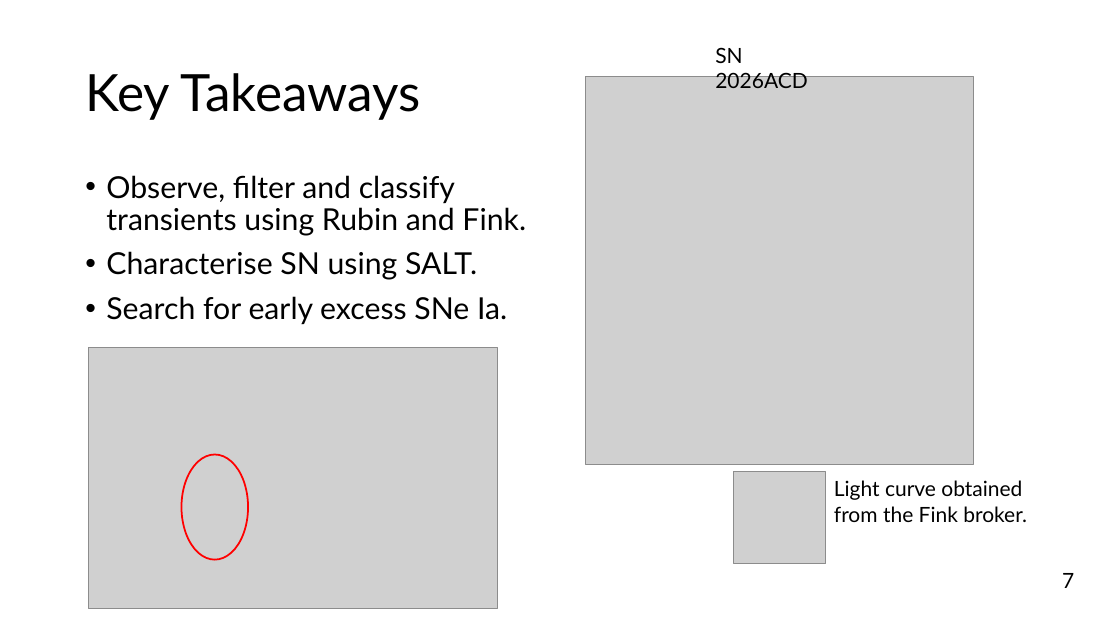
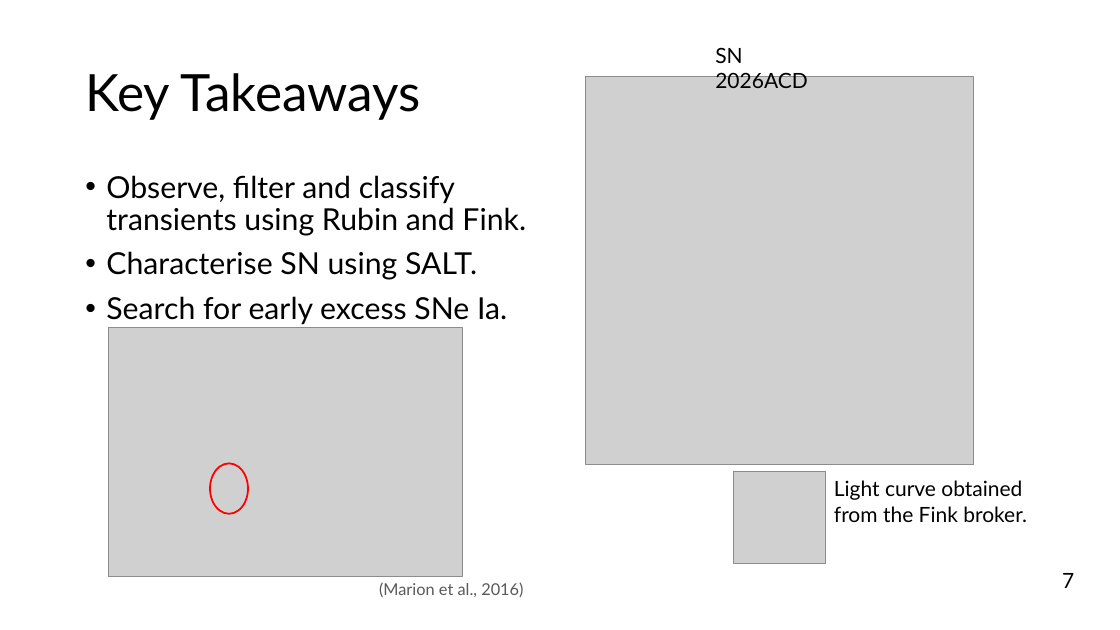
Before and after one commit to Webd0g/Honours_Project, a slide deck: slide 8 of Oral_presentation/Oral_Presentation.pptx. Drawn at 1120x630 pixels with LibreOffice and Linux fonts; fonts in the diff are those of the drawing; grey boxes stand for pictures. Boxes give left, top, right and bottom in pixels: in the first picture for what was removed or moved away, otherwise in the second. Text is boxed around its words. In the diff, an @@ line names an element or a change of style, - is before the commit and + after.

Commit message:
7/06/2026: Cleaned up that one image in the oral presentation powerpoint so now it only displays the B band which is exciting, extracted the thesis template and made the powerpoint for the weekly honours meeting as well. Next change will be to make sure the classification pipeline only chews through the df_new dataframe so it doesn't take forever and only looks at new alerts and not all alerts, also I am going to write locally now as well using latex in vs code which is great and should save a lot of money as long as I don't need to collaborate with others. That's where overleaf is useful.

```diff
--- a/Oral_presentation/Oral_Presentation.pptx
+++ b/Oral_presentation/Oral_Presentation.pptx
@@ picture: place and size @@
-picture at bbox=[89, 348, 497, 608]
+picture at bbox=[108, 328, 463, 577]
@@ ellipse: place and size @@
-ellipse at bbox=[181, 455, 248, 560]
+ellipse at bbox=[210, 464, 248, 514]
@@ text added at bbox=[379, 582, 523, 597], 14 pt, text #595959 @@
+(Marion et al., 2016)
```
Also in this commit, not shown: 4 other slides changed, 25 other files.
